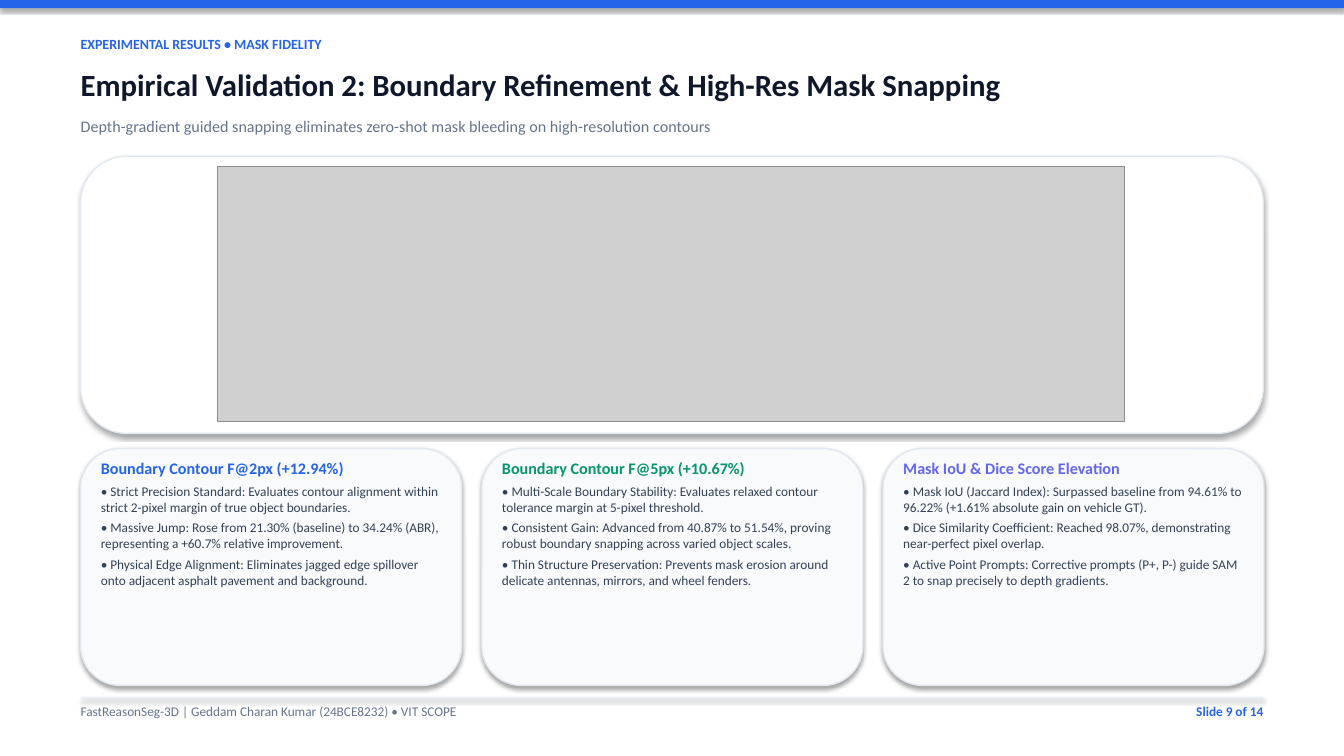
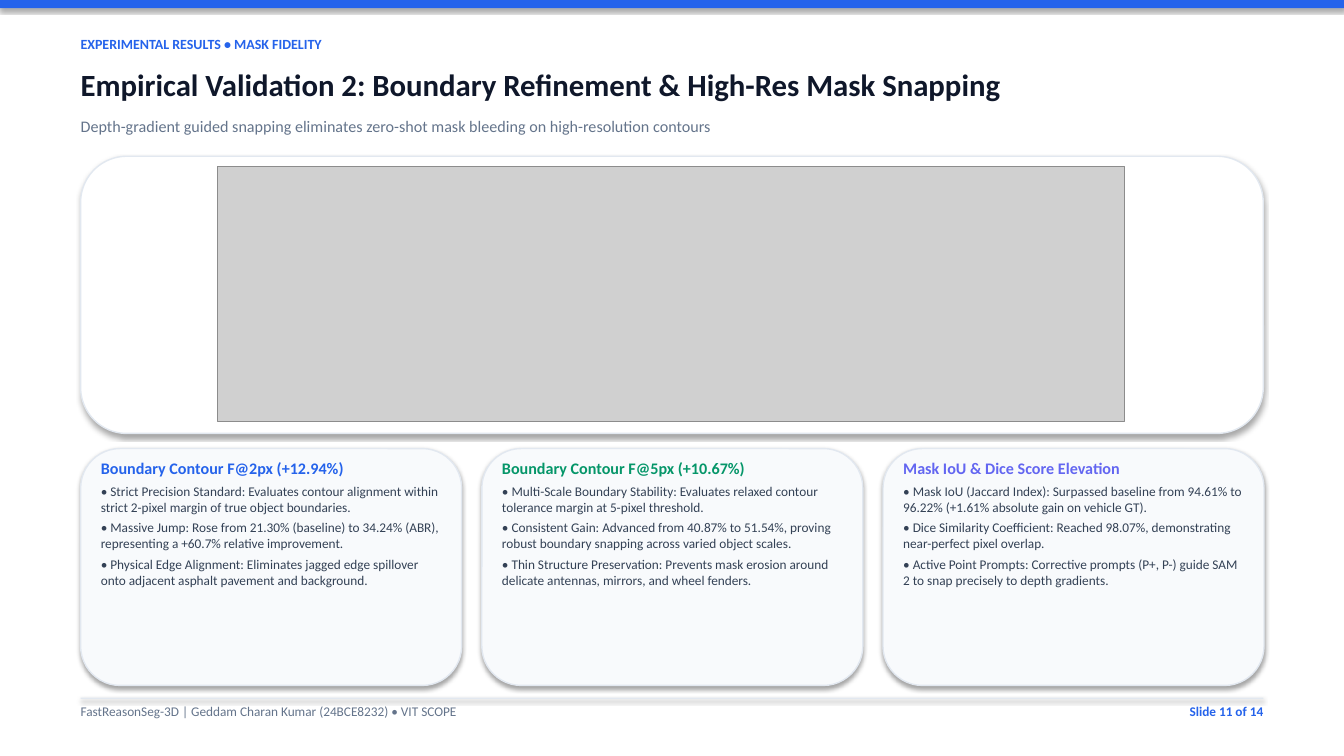
Before and after one commit to charanG-hub/FastReasonSeg, a slide deck: slide 11 of docs/FastReasonSeg_3D_Presentation.pptx (slide 9 before the commit). Drawn at 1344x756 pixels with LibreOffice and Linux fonts; fonts in the diff are those of the drawing; grey boxes stand for pictures. Boxes give left, top, right and bottom in pixels: in the first picture for what was removed or moved away, otherwise in the second. Text is boxed around its words. In the diff, an @@ line names an element or a change of style, - is before the commit and + after.

```diff
--- a/docs/FastReasonSeg_3D_Presentation.pptx
+++ b/docs/FastReasonSeg_3D_Presentation.pptx
@@ text at box(1190, 706, 1263, 716): text changed @@
-Slide 9 of 14
+Slide 11 of 14
```
Also in this commit, not shown: 6 other slides changed, 2 slides added, 12 other files.
